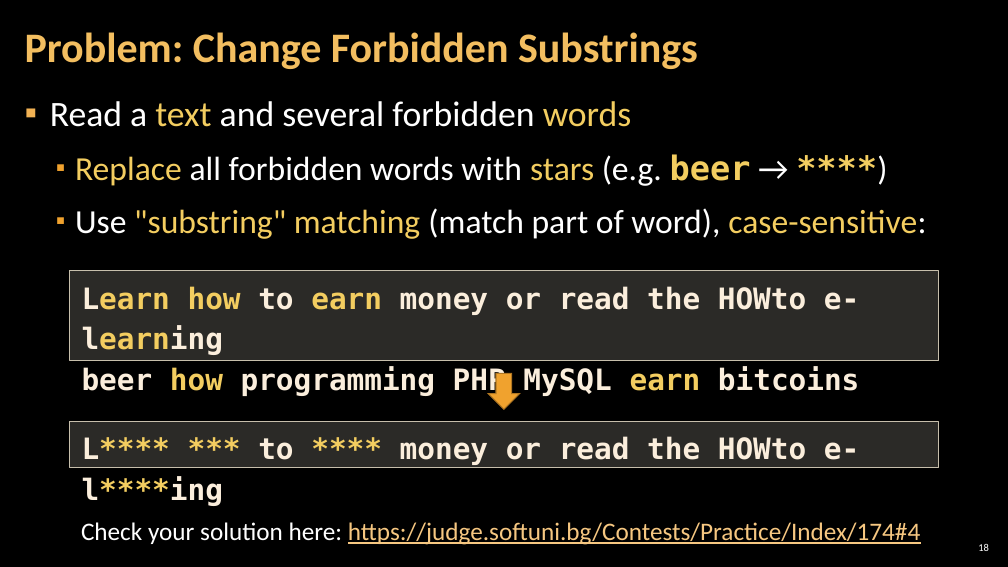
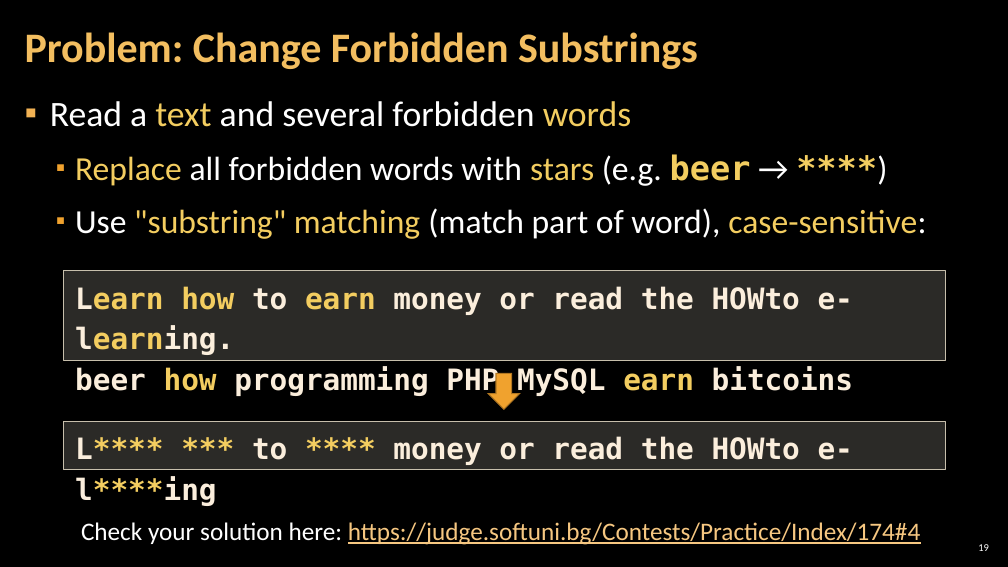
Before and after one commit to RevoRBE/Programming-Fundamentals, a slide deck: slide 19 of 00 Resources/05. Programming-Fundamentals-Strings-Dictionaries-Lambda-and-LINQ.pptx (slide 18 before the commit). Drawn at 1008x567 pixels with LibreOffice and Linux fonts; fonts in the diff are those of the drawing; background and template pictures are left out. Boxes give left, top, right and bottom in pixels: in the first picture for what was removed or moved away, otherwise in the second. Text is boxed around its words. In the diff, an @@ line names an element or a change of style, - is before the commit and + after.

```diff
--- a/00 Resources/05. Programming-Fundamentals-Strings-Dictionaries-Lambda-and-LINQ.pptx
+++ b/00 Resources/05. Programming-Fundamentals-Strings-Dictionaries-Lambda-and-LINQ.pptx
@@ rectangle "Learn how to earn money ..." resized from (x1=70, y1=271, x2=938, y2=360) to (x1=64, y1=271, x2=945, y2=360) @@
@@ text in rectangle at (x1=75, y1=286, x2=853, y2=355): text changed @@
-Learn how to earn money or read the HOWto e-learning
+Learn how to earn money or read the HOWto e-learning.
@@ rectangle "L**** *** to **** money ..." resized from (x1=70, y1=421, x2=938, y2=467) to (x1=64, y1=421, x2=945, y2=470) @@
@@ page number at (x1=978, y1=544, x2=989, y2=551): text changed @@
-18
+19
```
Also in this commit, not shown: 18 other slides changed, 1 slide added, 7 other files.
